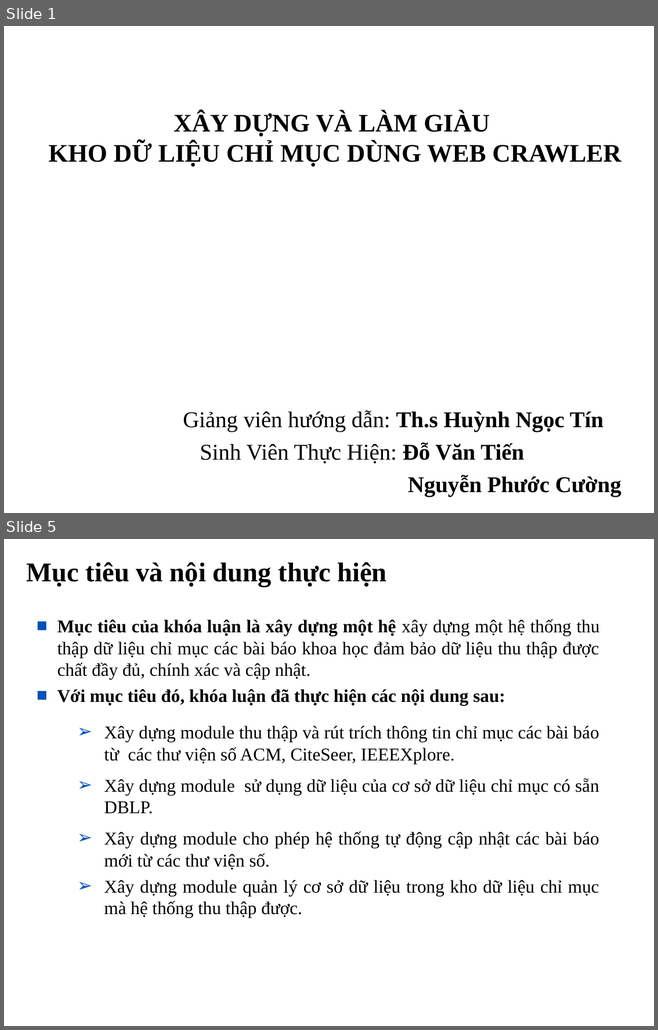
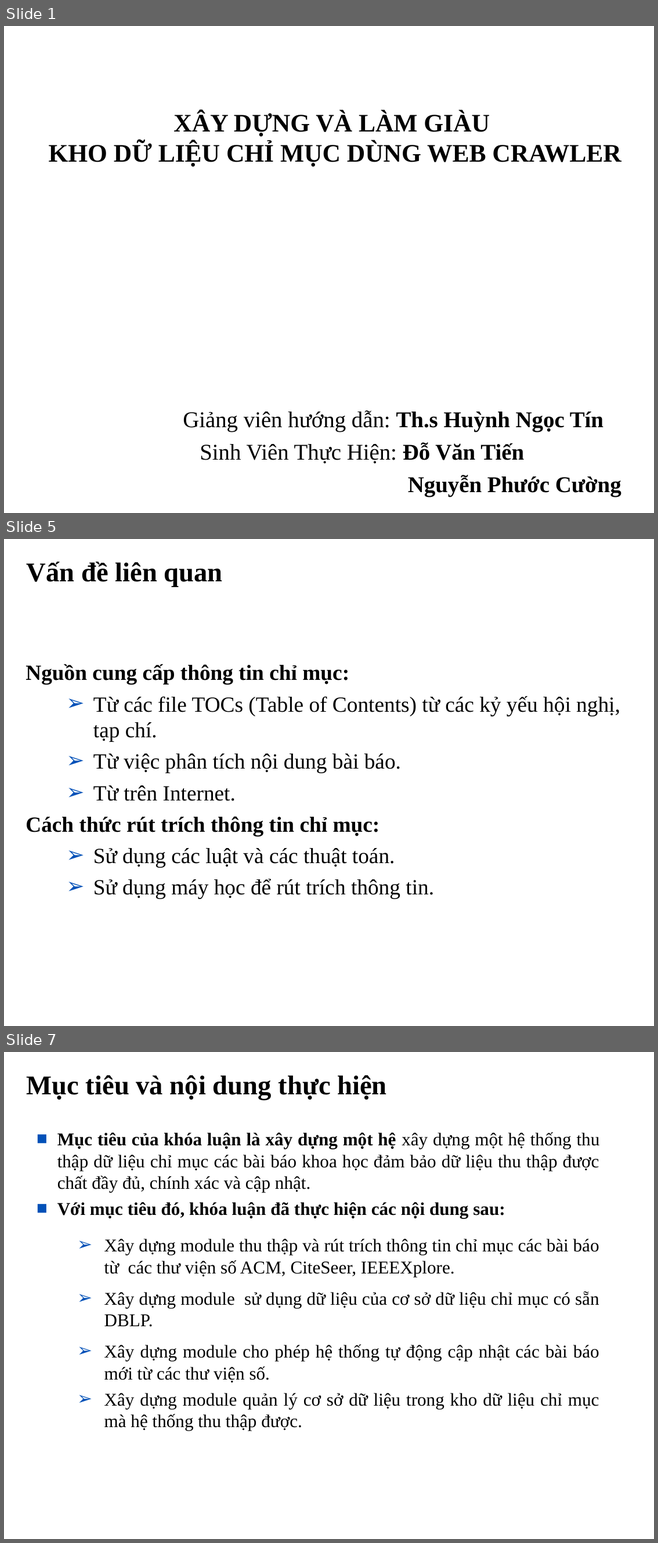
Before and after one commit to tiendv/detaitotnghiep, a slide deck: Report/Bao cao khoa luan/Trinh bay bao cao.ppt. Shown one above the other, each under a label of ours: slides 1 and 5 before the commit, slides 1, 5 and 7 after it; the slides between them are not shown. The pictures are 658x1030 and 658x1543 pixels, drawn with LibreOffice and Linux fonts; fonts in the diff are those of the drawing; background and template pictures are left out. Boxes give left, top, right and bottom in pixels: in the first picture for what was removed or moved away, otherwise in the second. Text is boxed around its words. In the diff, an @@ line names an element or a change of style, - is before the commit and + after.

```diff
--- a/Report/Bao cao khoa luan/Trinh bay bao cao.ppt
+++ b/Report/Bao cao khoa luan/Trinh bay bao cao.ppt
@@ slide 5 added at <box>4,539,654,1026</box>, background #FFFFFF @@
@@ title added at <box>27,562,223,587</box>, 30 pt, text #000000, bold @@
+Vấn đề liên quan
@@ text added at <box>25,664,620,899</box>, 24 pt, text #000000 @@
+Nguồn cung cấp thông tin chỉ mục:
+  ➢ Từ các file TOCs (Table of Contents) từ các kỷ yếu hội nghị, tạp chí.
+  ➢ Từ việc phân tích nội dung bài báo.
+  ➢ Từ trên Internet.
+Cách thức rút trích thông tin chỉ mục:
+  ➢ Sử dụng các luật và các thuật toán.
+  ➢ Sử dụng máy học để rút trích thông tin.
@@ rectangle added at <box>4,994,496,1026</box>, fill #FFFFFF, outline #FFFFFF 0.74 pt @@
@@ what was slide 5 is now slide 7 @@
```
Also in this commit, not shown: 3 slides changed, 3 other slides added, 5 slides removed.
